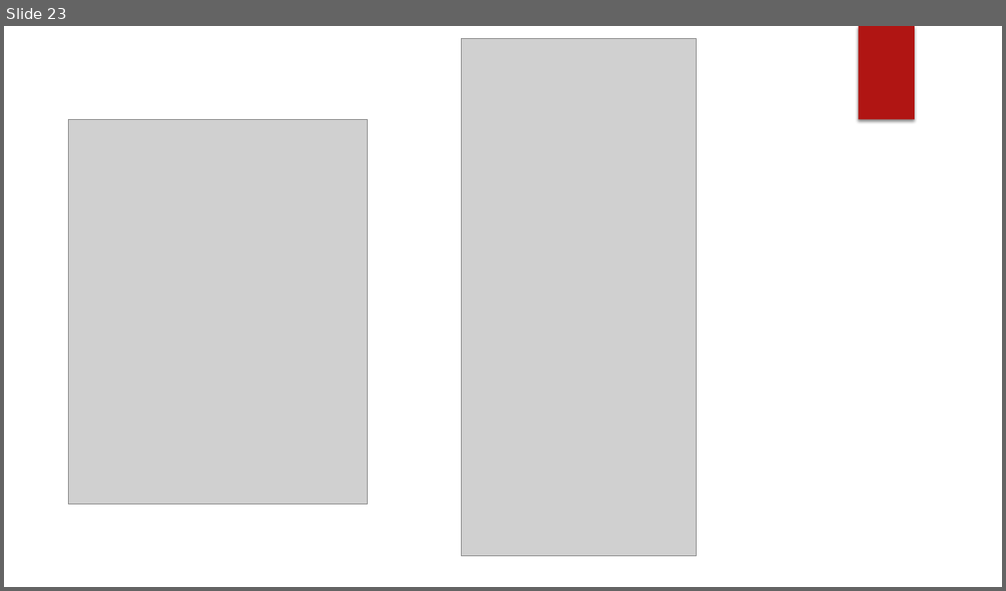
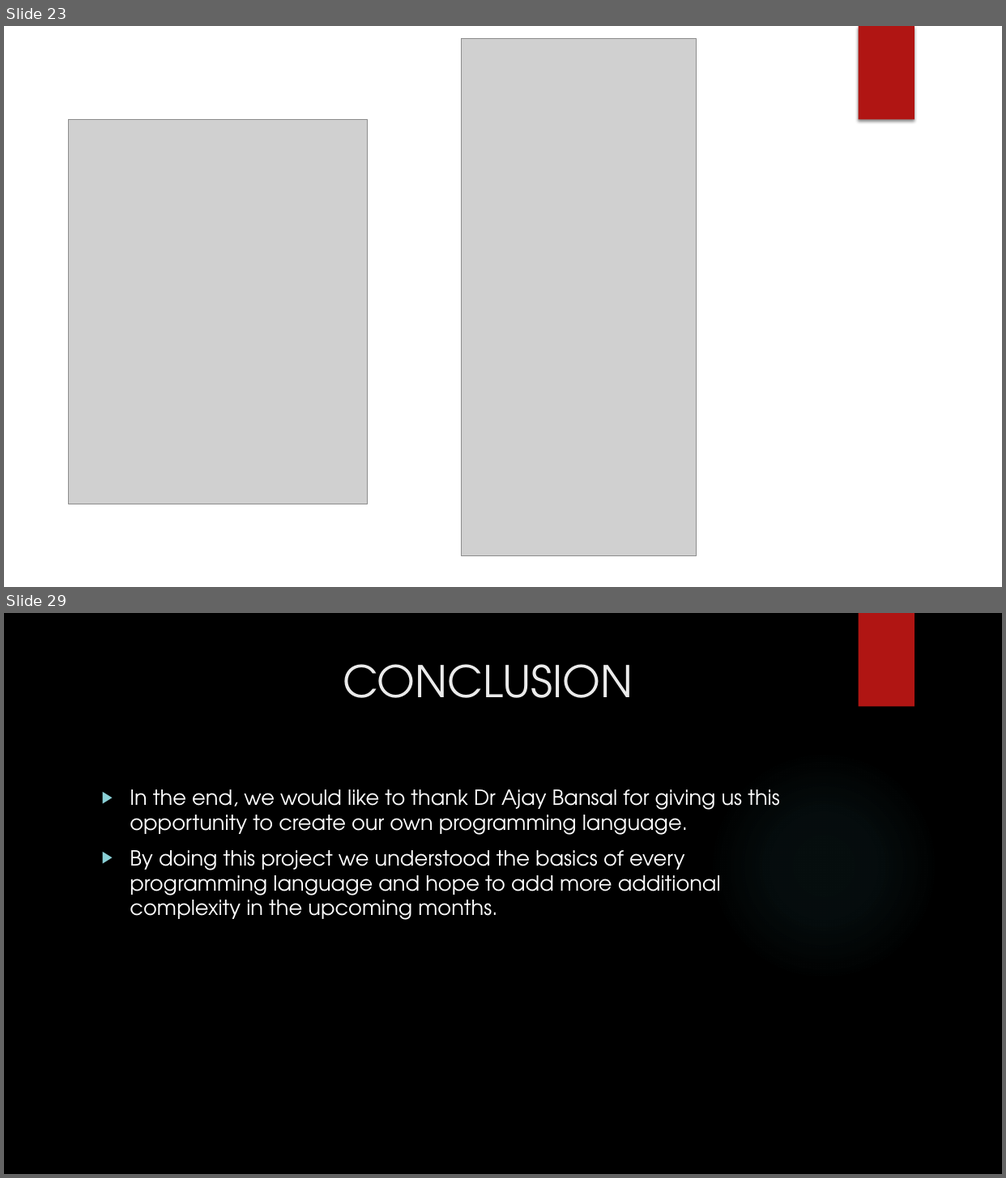
Before and after one commit to AvinashMV/SER502-Spring2018-Team30, a slide deck: doc/Sliceppt.pptx. Shown one above the other, each under a label of ours: slide 23 before the commit, slides 23 and 29 after it; the slides between them are not shown. The pictures are 1006x591 and 1006x1178 pixels, drawn with LibreOffice and Linux fonts; fonts in the diff are those of the drawing; grey boxes stand for pictures; background and template pictures are left out. Boxes give left, top, right and bottom in pixels: in the first picture for what was removed or moved away, otherwise in the second. Text is boxed around its words. In the diff, an @@ line names an element or a change of style, - is before the commit and + after.

```diff
--- a/doc/Sliceppt.pptx
+++ b/doc/Sliceppt.pptx
@@ slide 29 added at [4, 613, 1002, 1174], background picture (left out) @@
@@ rectangle added at [859, 613, 914, 707], fill #B01513 @@
@@ title added at [343, 664, 633, 698], 42 pt, text #EBEBEB @@
+CONCLUSION
@@ ellipse added at [709, 750, 939, 981], fill gradient #50B9C1 @@
@@ text added at [130, 790, 779, 920], 20 pt, text #FFFFFF @@
+▶ In the end, we would like to thank Dr Ajay Bansal for giving us this opportunity to create our own programming language.
+▶ By doing this project we understood the basics of every programming language and hope to add more additional complexity in the upcoming months.
```
Also in this commit, not shown: 2 slides changed, 4 other slides added.
